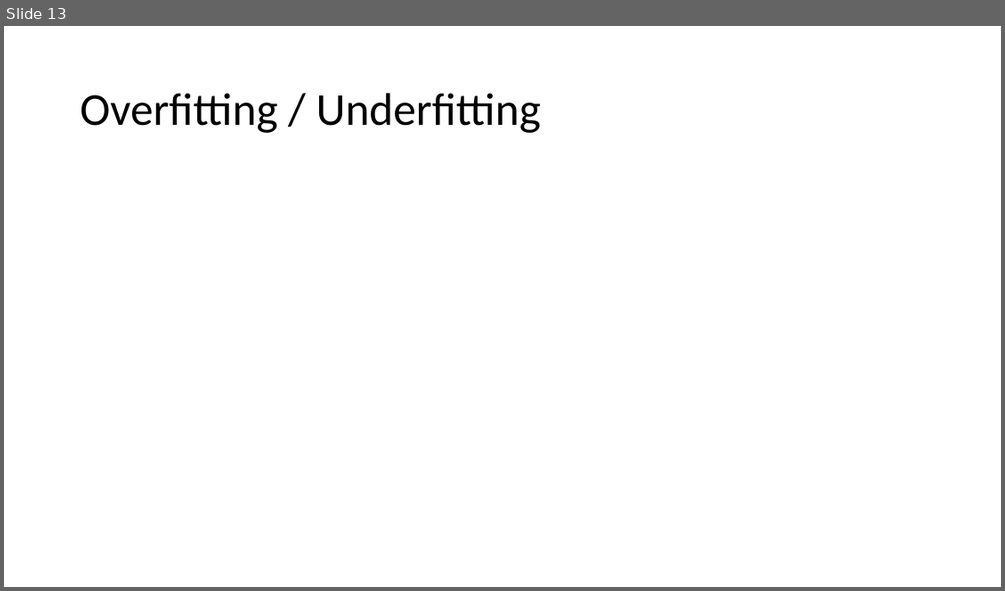
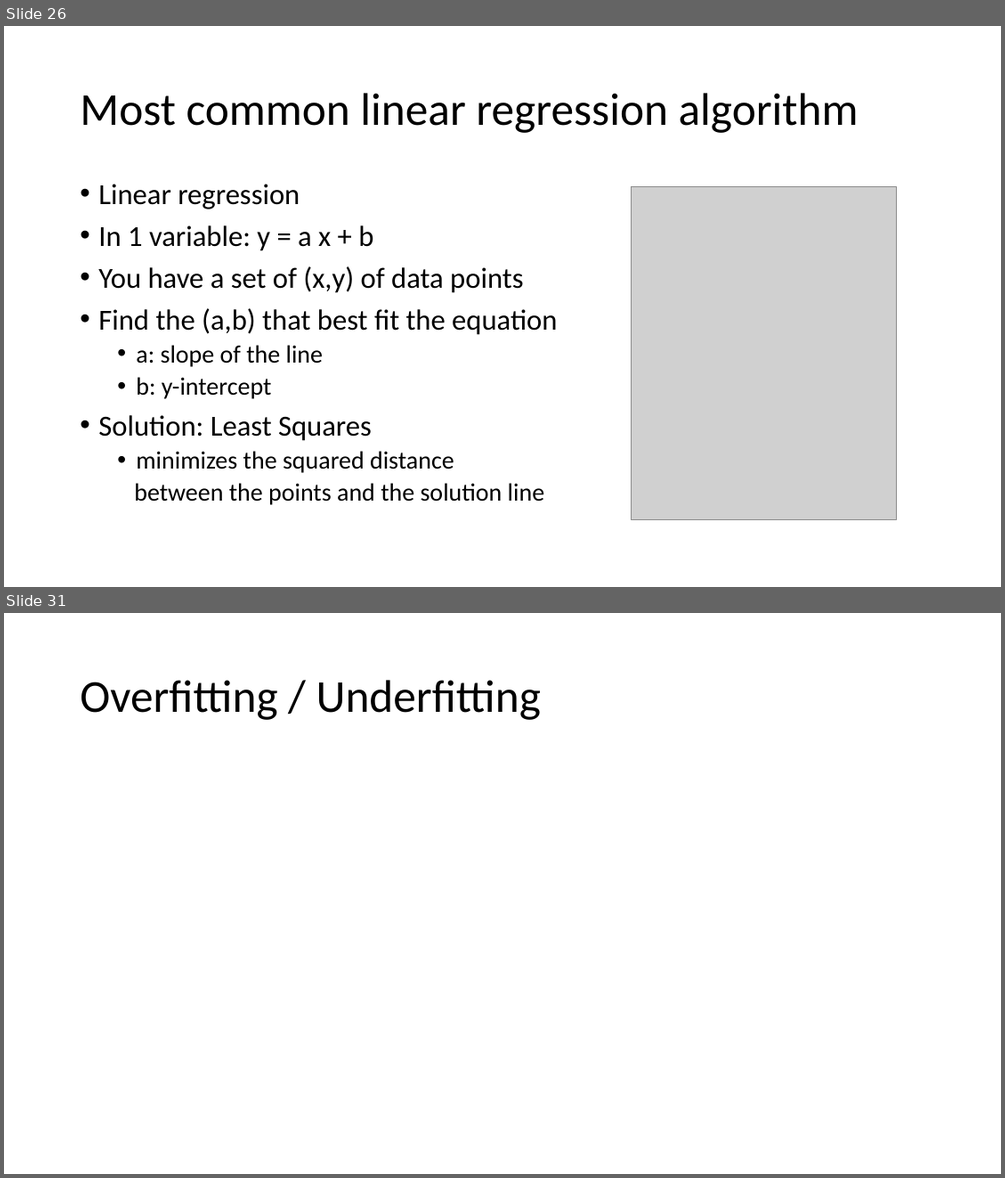
Before and after one commit to alishibli97/peca, a slide deck: slides.pptx. Shown one above the other, each under a label of ours: slide 13 before the commit, slides 26 and 31 after it; the slides between them are not shown. The pictures are 1005x591 and 1005x1178 pixels, drawn with LibreOffice and Linux fonts; fonts in the diff are those of the drawing; grey boxes stand for pictures. Boxes give left, top, right and bottom in pixels: in the first picture for what was removed or moved away, otherwise in the second. Text is boxed around its words. In the diff, an @@ line names an element or a change of style, - is before the commit and + after.

```diff
--- a/slides.pptx
+++ b/slides.pptx
@@ slide 26 added at bbox=[4, 26, 1001, 587], background #FFFFFF @@
@@ title added at bbox=[80, 93, 858, 133], 44 pt, text #000000 @@
+Most common linear regression algorithm
@@ text added at bbox=[98, 184, 557, 505], 28 pt, text #000000 @@
+• Linear regression
+• In 1 variable: y = a x + b
+• You have a set of (x,y) of data points
+• Find the (a,b) that best fit the equation
+  • a: slope of the line
+  • b: y-intercept
+• Solution: Least Squares
+  • minimizes the squared distance
+  between the points and the solution line
@@ picture added at bbox=[631, 187, 896, 520] @@
@@ what was slide 13 is now slide 31 @@
```
Also in this commit, not shown: 6 slides changed, 23 other slides added, 6 slides removed.
